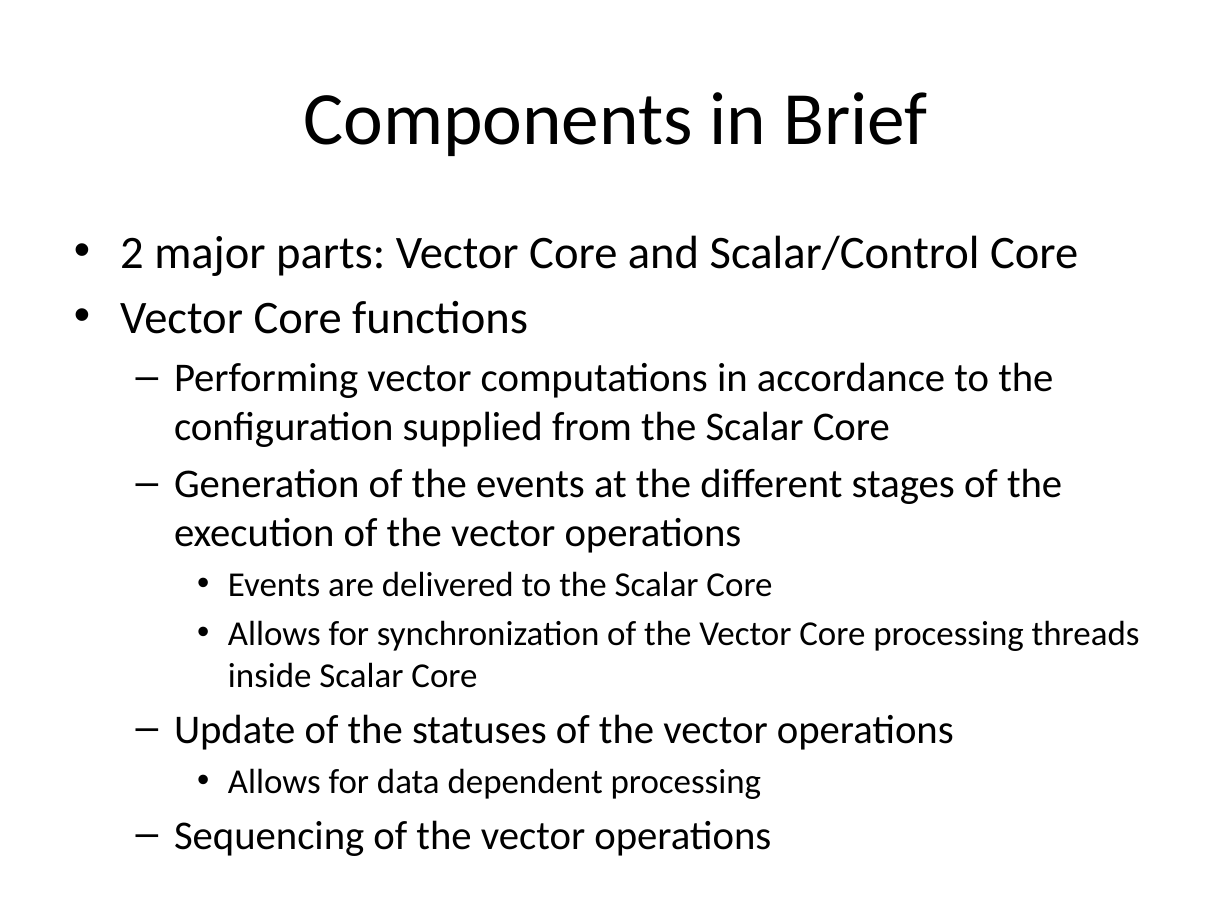
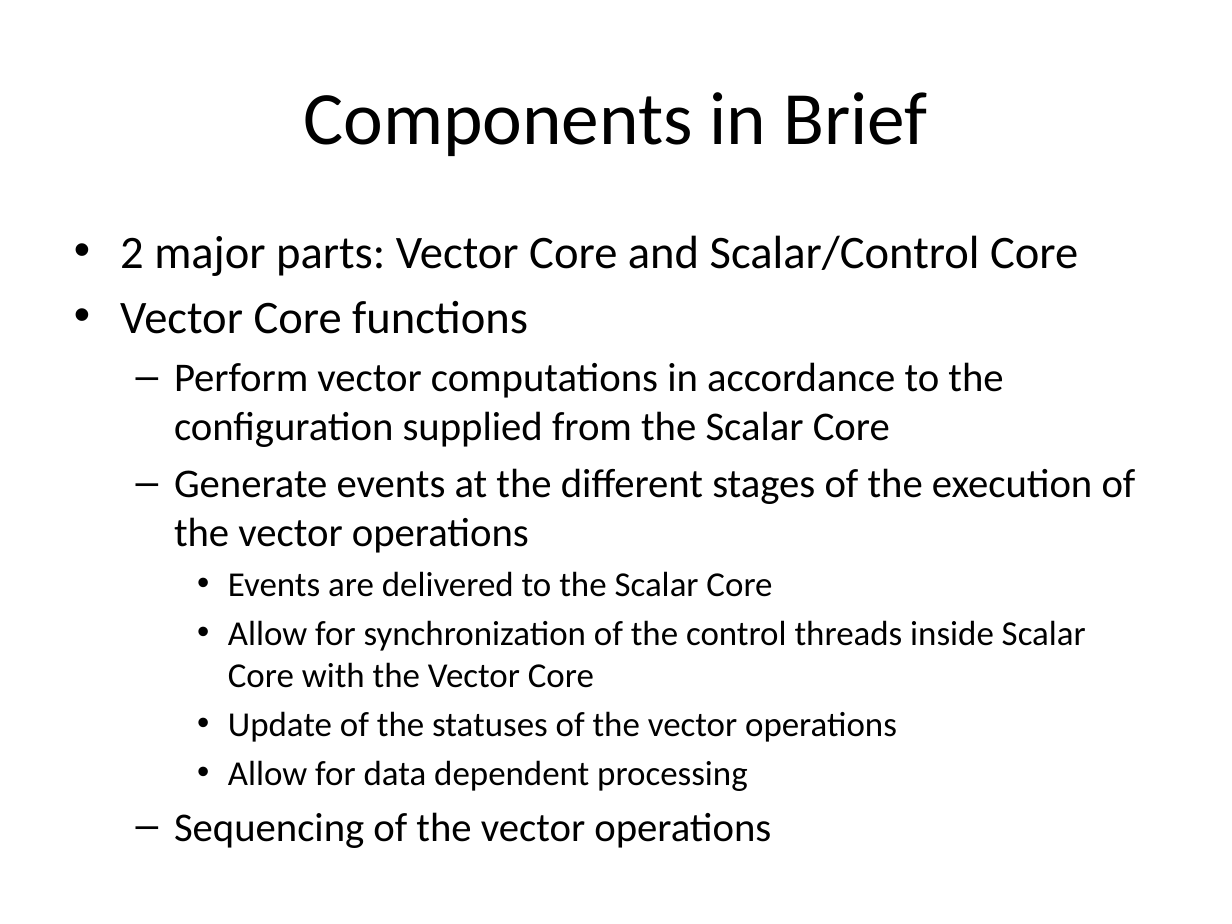
Before and after one commit to timurkelin/simsimd, a slide deck: slide 11 of doc/simsimd.pptx. Drawn at 1232x924 pixels with LibreOffice and Linux fonts; fonts in the diff are those of the drawing; background and template pictures are left out. Boxes give left, top, right and bottom in pixels: in the first picture for what was removed or moved away, otherwise in the second. Text is boxed around its words. In the diff, an @@ line names an element or a change of style, - is before the commit and + after.

```diff
--- a/doc/simsimd.pptx
+++ b/doc/simsimd.pptx
@@ text at [174, 362, 1136, 553]: text changed @@
-  – Performing vector computations in accordance to the configuration supplied from the Scalar Core
-  – Generation of the events at the different stages of the execution of the vector operations
+  – Perform vector computations in accordance to the configuration supplied from the Scalar Core
+  – Generate events at the different stages of the execution of the vector operations
@@ text at [228, 620, 1086, 688]: text changed @@
-    • Allows for synchronization of the Vector Core processing threads inside Scalar Core
+    • Allow for synchronization of the control threads inside Scalar Core with the Vector Core
@@ text at [228, 711, 897, 742]: size 23.8 to 20.4 pt in "Update of the statuses of the vector ..."; bullet – to •; list level 2 to 3 in "Update of the statuses of ..." @@
@@ text at [228, 760, 748, 791]: text changed @@
-    • Allows for data dependent processing
+    • Allow for data dependent processing
```
Also in this commit, not shown: 1 other slide changed, 1 other file.
